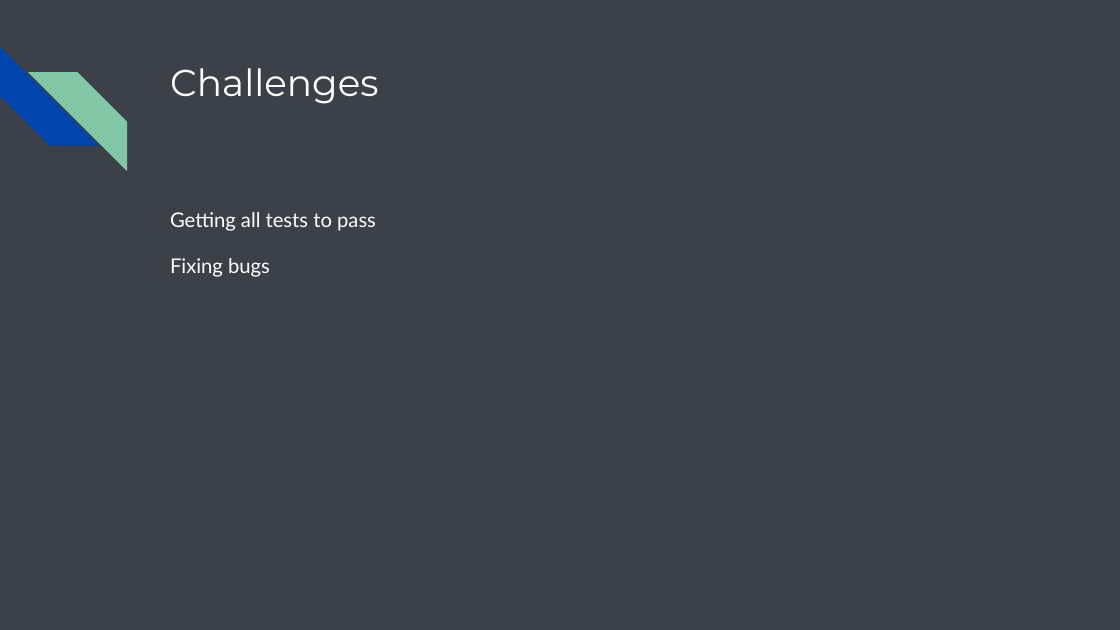
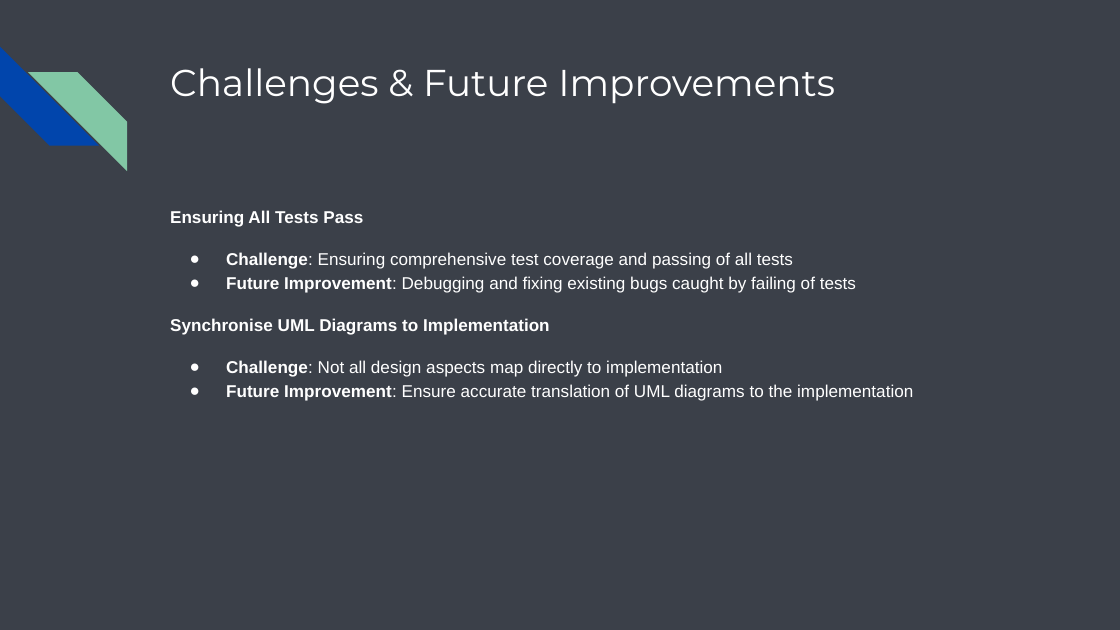
Before and after one commit to abitabir/BenefitsApplyTool, a slide deck: slide 21 of BenefitsApplyTool/src/main/java/com/ssp/benefitsapplytool/resources/Benefits Apply Tool.pptx (slide 20 before the commit). Drawn at 1120x630 pixels with LibreOffice and Linux fonts; fonts in the diff are those of the drawing. Boxes give left, top, right and bottom in pixels: in the first picture for what was removed or moved away, otherwise in the second. Text is boxed around its words. In the diff, an @@ line names an element or a change of style, - is before the commit and + after.

Commit message:
Add many things
Edit UML diagrams
Add menu and editing functionality
Fix tests

```diff
--- a/BenefitsApplyTool/src/main/java/com/ssp/benefitsapplytool/resources/Benefits Apply Tool.pptx
+++ b/BenefitsApplyTool/src/main/java/com/ssp/benefitsapplytool/resources/Benefits Apply Tool.pptx
@@ title at (170, 68, 835, 104): text changed @@
-Challenges
+Challenges & Future Improvements
@@ text at (170, 210, 913, 401): text changed; size 13 to 11 pt; font Lato to Arial @@
-Getting all tests to pass
-Fixing bugs
+Ensuring All Tests Pass
+● Challenge: Ensuring comprehensive test coverage and passing of all tests
+● Future Improvement: Debugging and fixing existing bugs caught by failing of tests
+Synchronise UML Diagrams to Implementation
+● Challenge: Not all design aspects map directly to implementation
+● Future Improvement: Ensure accurate translation of UML diagrams to the implementation
```
Also in this commit, not shown: 8 other slides changed, 10 slides added, 9 slides removed, 25 other files.
